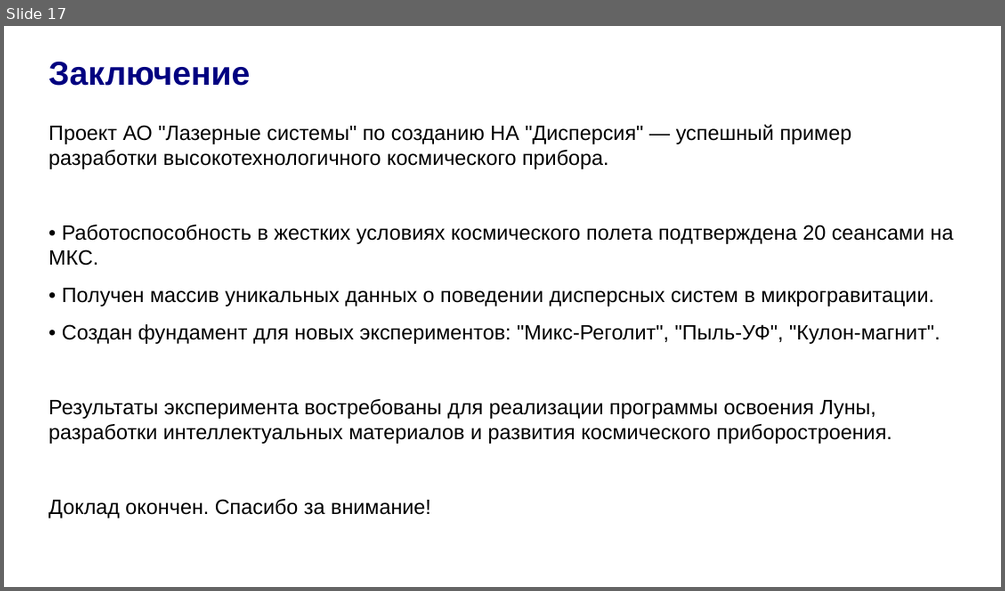
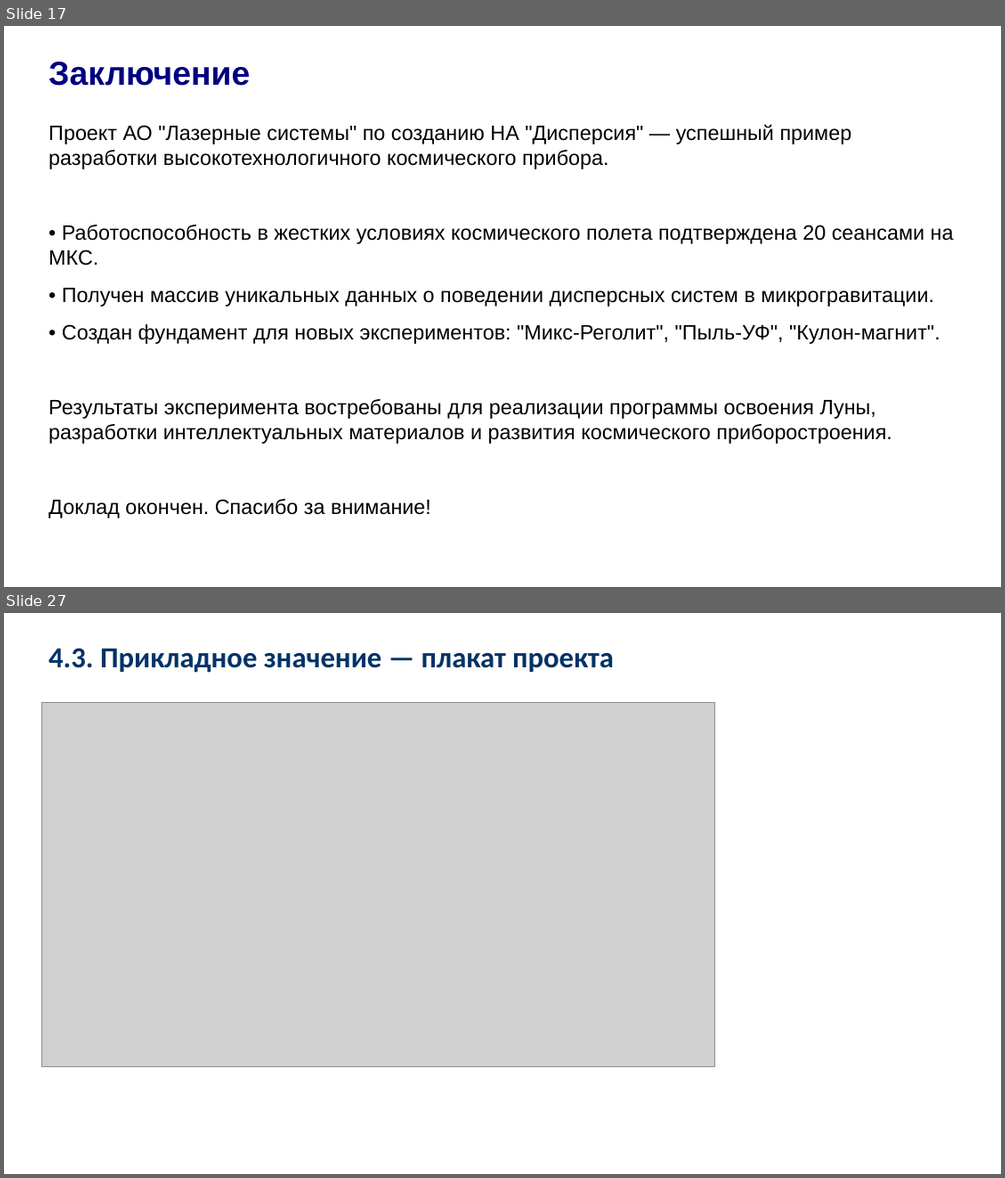
Before and after one commit to Evgeniy-makdak/Report_Project_Dispersion, a slide deck: Презентация_Дисперсия_Волков_Евгений.pptx. Shown one above the other, each under a label of ours: slide 17 before the commit, slides 17 and 27 after it; the slides between them are not shown. The pictures are 1005x591 and 1005x1178 pixels, drawn with LibreOffice and Linux fonts; fonts in the diff are those of the drawing; grey boxes stand for pictures. Boxes give left, top, right and bottom in pixels: in the first picture for what was removed or moved away, otherwise in the second. Text is boxed around its words. In the diff, an @@ line names an element or a change of style, - is before the commit and + after.

```diff
--- a/Презентация_Дисперсия_Волков_Евгений.pptx
+++ b/Презентация_Дисперсия_Волков_Евгений.pptx
@@ slide 27 added at bbox=[4, 613, 1001, 1174], background #FFFFFF @@
@@ text added at bbox=[48, 648, 614, 673], 28 pt, text #003366, bold @@
+4.3. Прикладное значение — плакат проекта
@@ picture added at bbox=[41, 703, 714, 1066] @@
```
Also in this commit, not shown: 11 other slides added, 1 other file.
